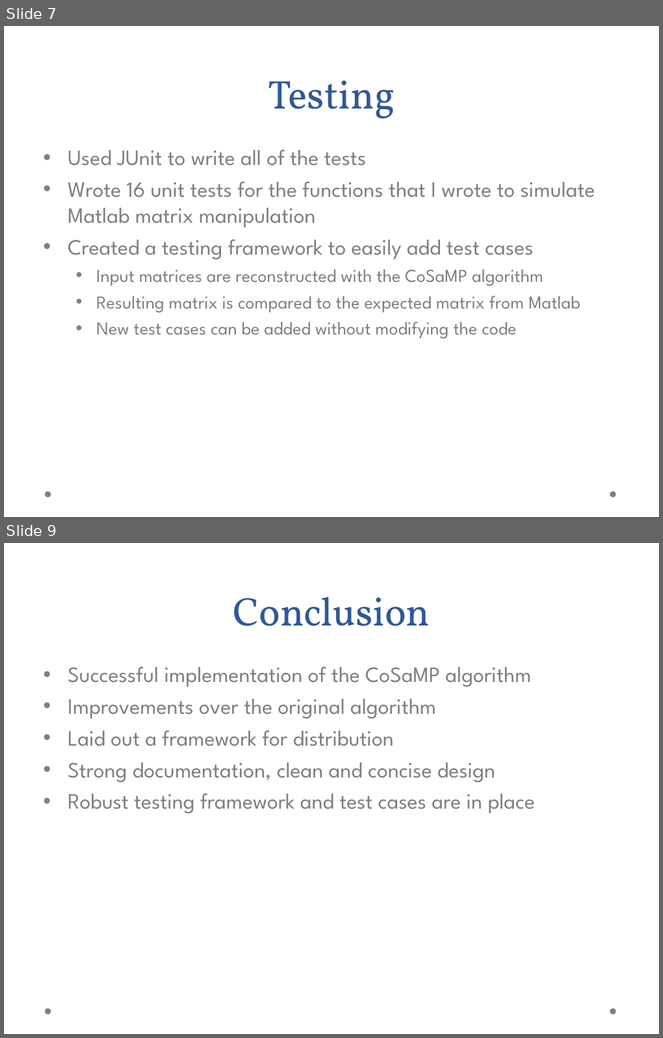
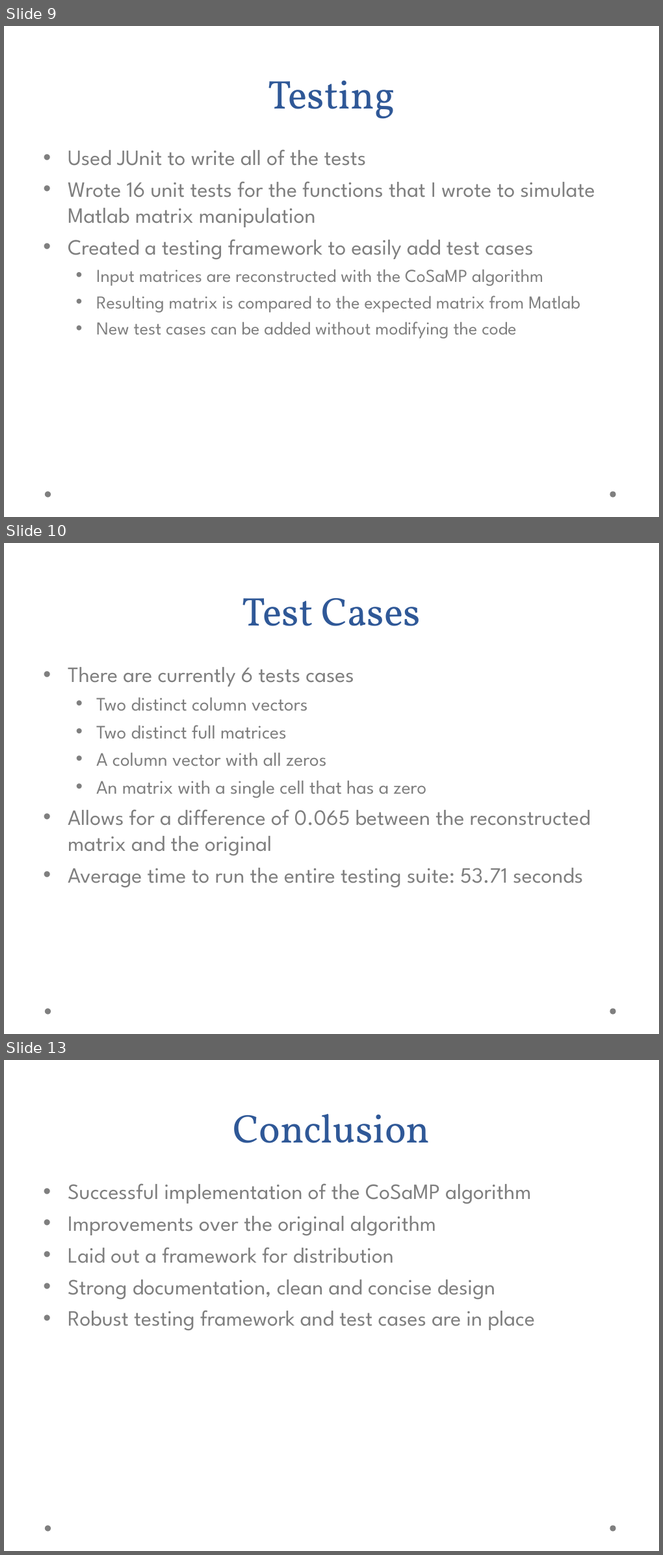
Before and after one commit to jasonrhalpern/CompressiveSensing, a slide deck: docs/presentation/final_presentation.ppt. Shown one above the other, each under a label of ours: slides 7 and 9 before the commit, slides 9, 10 and 13 after it; the slides between them are not shown. The pictures are 663x1038 and 663x1555 pixels, drawn with LibreOffice and Linux fonts; fonts in the diff are those of the drawing; background and template pictures are left out. Boxes give left, top, right and bottom in pixels: in the first picture for what was removed or moved away, otherwise in the second. Text is boxed around its words. In the diff, an @@ line names an element or a change of style, - is before the commit and + after.

```diff
--- a/docs/presentation/final_presentation.ppt
+++ b/docs/presentation/final_presentation.ppt
@@ slide 10 added at (4,543,659,1034), background picture (left out); not listed: 2 template elements that a slide beside it also shows @@
@@ title added at (243,598,421,626), 44 pt, text #2F5897 @@
+Test Cases
@@ text added at (68,667,591,888), 24 pt, text #7F7F7F @@
+• There are currently 6 tests cases
+  • Two distinct column vectors
+  • Two distinct full matrices
+  • A column vector with all zeros
+  • An matrix with a single cell that has a zero
+• Allows for a difference of 0.065 between the reconstructed matrix and the original
+• Average time to run the entire testing suite: 53.71 seconds
@@ what was slide 7 is now slide 9 @@
@@ what was slide 9 is now slide 13 @@
```
Also in this commit, not shown: 2 slides changed, 3 other slides added.
